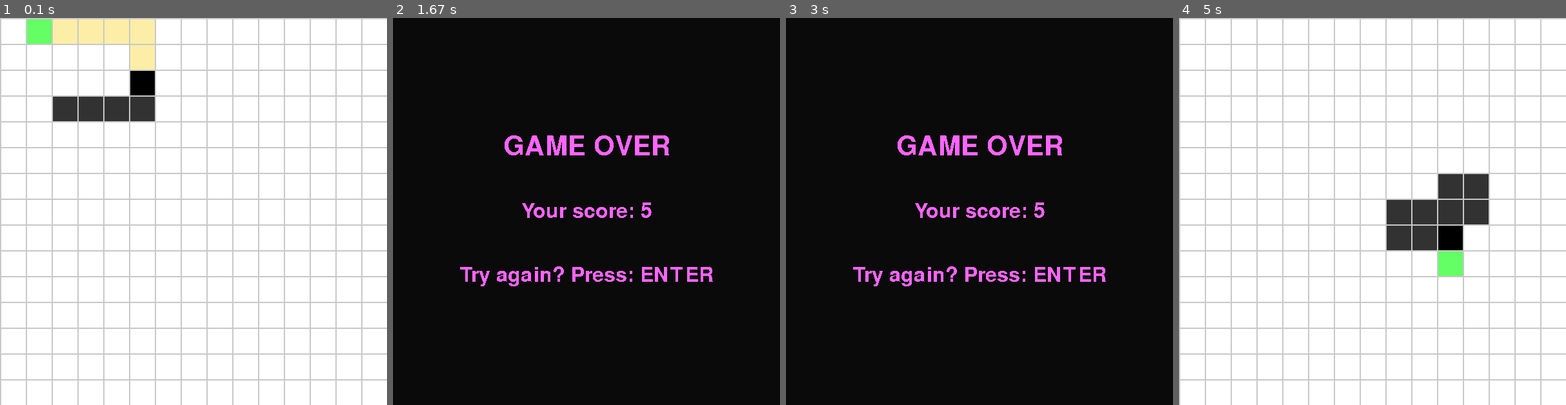
Above: before the commit, frames 1-4 (left to right).
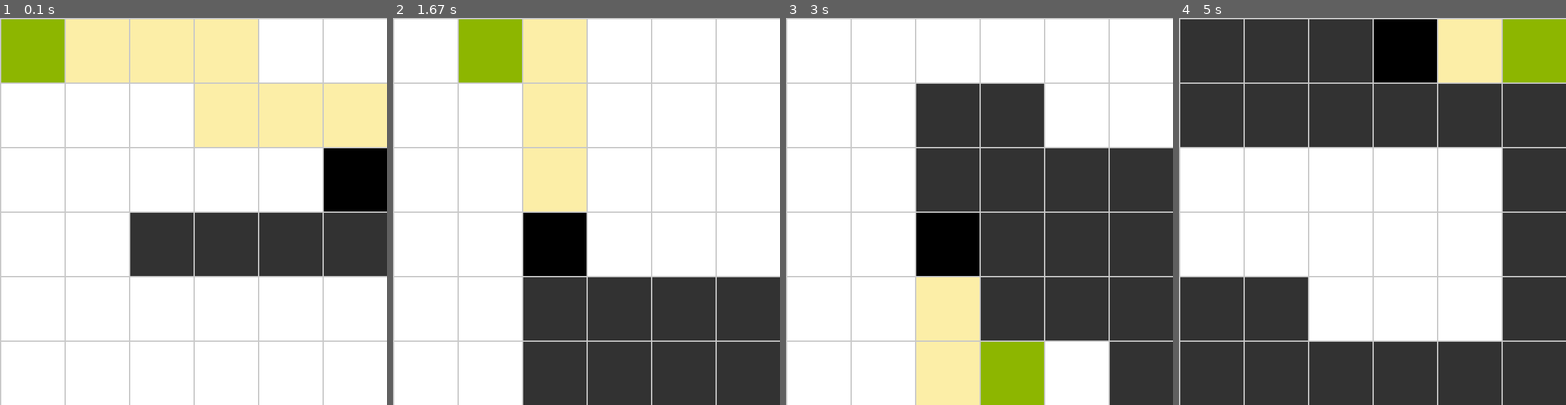
Above: after the commit, the same moments.

Repository: darioWorknet/PyGame-PathFinding-SnakeGame
Game: pygame game, started from snake_auto.py
Two runs of this game, one before a commit and one after it. Both use one fixed random seed, a clock stepped at 60 frames per second and the inputs below.
Inputs (mouse positions are in pixels of both pictures, inside the frame that each line leads up to):
- Up to frame 1 (0.1 s): no input
- Up to frame 2 (1.67 s): hold Space 0.33-0.87 s; hold Left 0.33-0.87 s; tap Space at 0.9, 1.3, 1.6 s; hold Left from 1.23 s (still down)
- Up to frame 3 (3 s): release Left at 1.77 s; hold Right from 2.97 s (still down)
- Up to frame 4 (5 s): tap Space at 3.03, 3.33, 3.7, 4.1, 4.4 s; release Right at 3.6 s; hold Down 3.63-4 s; hold Left 4.03-4.5 s; right-click (1291, 188) at 4.6 s; tap Enter at 4.87 s

The runs differ from the first frame. In frame 1, 39% of the frame differs, in the area x 0-100%, y 0-100%; in frame 2, 98%; in frame 3, 98%; in frame 4, 70%.

Commit message:
Clode Cleaned
Deleted trivial functions, added some comments and made code a bit more readable

Diff:
--- a/snake_auto.py
+++ b/snake_auto.py
@@ -4,16 +4,14 @@
 import time
 import csv
 
-
-
 class Block:
 
     # COLORS
     HEAD = (0, 0, 0)
     BODY = (50, 50, 50)
-    FOOD = (100, 255, 100)
+    FOOD = (141,182,0)
     BLANK = (255, 255, 255)
-    CURRENT = (252,238,167)
+    PATH = (252,238,167)
 
     def __init__(self, size, x_index, y_index):
         self.kind = 'blank'
@@ -37,8 +35,8 @@
             self.color = self.FOOD
         elif self.kind == 'blank':
             self.color = self.BLANK
-        elif self.kind == 'current':
-            self.color = self.CURRENT
+        elif self.kind == 'path':
+            self.color = self.PATH
 
     def show(self, win):
         pygame.draw.rect(win, self.color, (self.x, self.y, self.size, self.size))
@@ -81,42 +79,44 @@
         return self.cost
 
 
-def listen_key_events(blocks, snake):
-    run = True
-    restart = False
-    for event in pygame.event.get():
-        if event.type == pygame.QUIT:
-            run = False
-        elif pygame.mouse.get_pressed()[2]: # RIGHT click
-            snake_move(blocks, snake)
-        elif pygame.mouse.get_pressed()[1]: # CENTER click
-            snake_debug(blocks, snake)
-        elif event.type == pygame.KEYDOWN:
-            if event.key == pygame.K_UP: # K_UP
-                move_snake(blocks, snake, 0)
-
-            elif event.key == pygame.K_DOWN: # K_DOWN
-                move_snake(blocks, snake, 1)
-
-            elif event.key == pygame.K_RIGHT: # K_RIGHT
-                move_snake(blocks, snake, 2)
-
-            elif event.key == pygame.K_LEFT: # K_LEFT
-                move_snake(blocks, snake, 3)
-
-            elif event.key == pygame.K_RETURN: # ENTER
-                restart = True
-
-            elif event.key == pygame.K_SPACE: # SPACE
-                try:
-                    food = get_food(blocks)
-                    head = snake[0]
-                    path = find_path (blocks, head, food)
-                    move_through_path(blocks, snake, path)
-                except:
-                    pass
-
-    return run, restart
+
+# _______________ GAME FUNCTIONS ___________________#
+
+
+def get_dir(dir):
+    if dir == 0: # K_UP
+        return 0, -1
+    elif dir == 1: # K_DOWN
+        return 0, 1
+    elif dir == 2: # K_RIGHT
+        return 1, 0
+    elif dir == 3: # K_LEFT
+        return -1, 0
+
+
+def valid_dir(snake, x_dir, y_dir):
+    x_head_index, y_head_index = snake[0].get_index()
+    x_prev_index, y_prev_index = snake[1].get_index()
+    # If snake wants to flip direction
+    if x_head_index + x_dir == x_prev_index and y_head_index + y_dir == y_prev_index:
+        return False
+    return True
+
+
+def move_snake(blocks, snake, dir):
+    x_dir, y_dir = get_dir(dir)
+    if valid_dir(snake, x_dir, y_dir):
+        snake[0].convert_to('body')
+        snake[-1].convert_to('blank')
+        deleted_body = snake.pop()
+        x, y = snake[0].get_index()
+        x_index, y_index = x + x_dir, y + y_dir
+        if x_index >= ROWS or y_index >= ROWS:
+            return
+        new_head = blocks[y_index][x_index]
+
+        new_head.convert_to('head')
+        snake.insert(0, blocks[y_index][x_index])
 
 
 def move_through_path(blocks, snake, path):
@@ -133,12 +133,18 @@
         move_snake(blocks, snake, 3)
 
 
-def get_food(blocks):
-    for row in blocks:
-        for block in row:
-            if block.kind == 'food':
-                x, y = block.get_index()
-                return block
+def move_random(blocks, snake):
+    neighs = snake[0].get_neighbours(blocks)
+    neighs = [x for x in neighs if x.kind == 'blank' or x.kind == 'path']
+    if len(neighs) > 0:
+        move_through_path(blocks, snake, neighs)
+    else:
+        while True:
+            dir = random.randint(0,3)
+            x_dir, y_dir = get_dir(dir)
+            if valid_dir(snake, x_dir, y_dir):
+                move_snake(blocks, snake, dir)
+                return
 
 
 def update_costs(blocks, end):
@@ -150,16 +156,15 @@
 
 def get_path(current, start):
     path = list()
+    path.append(current)
+    solved = False
     parent = current
-    path.append(parent)
-    solved = False
     while not solved:
         parent = parent.parent
         if parent == start:
             solved = True
         else:
             path.append(parent)
-    # print('path size =', len(path))
     return path
 
 
@@ -170,22 +175,21 @@
     borders.append(start)
     solved = False
     while not solved:
-        try:
+        try: # GET BEST OPTION
             current = borders.pop(0)
-        except:
-            # print('not able to solve pathfinding algorithm')
+        except: # PATH TO FOOD IS BLOCKED
             return
         if current == end:
             solved = True
             path = get_path(current, start)
             color_path = [x for x in path if x.kind == 'blank']
             for i in color_path:
-                i.convert_to('current')
+                i.convert_to('path')
             return path
         else:
             visited.append(current)
             childs = current.get_neighbours(blocks)
-            # Probably a try: except: is needed here
+
             try:
                 childs = [child for child in childs if child.cost < borders[0].cost and child not in visited and child.kind != 'body']
             except:
@@ -207,8 +211,8 @@
 
 def draw_blocks(win, blocks):
     for row in blocks:
-        for brick in row:
-            brick.show(win)
+        for block in row:
+            block.show(win)
 
 
 def create_snake(blocks):
@@ -224,84 +228,6 @@
     return snake
 
 
-def snake_move(blocks, snake):
-    snake[0].convert_to('body')
-    snake[-1].convert_to('blank')
-    snake.pop()
-    x, y = snake[0].get_index()
-    blocks[y][x+1].convert_to('head')
-    snake.insert(0, blocks[y][x+1])
-
-
-def get_dir(dir):
-    if dir == 0: # K_UP
-        return 0, -1
-    elif dir == 1: # K_DOWN
-        return 0, 1
-    elif dir == 2: # K_RIGHT
-        return 1, 0
-    elif dir == 3: # K_LEFT
-        return -1, 0
-
-
-def valid_dir(snake, x_dir, y_dir):
-    x_head_index, y_head_index = snake[0].get_index()
-    x_prev_index, y_prev_index = snake[1].get_index()
-    # If snake wants to flip direction
-    if x_head_index + x_dir == x_prev_index and y_head_index + y_dir == y_prev_index:
-        return False
-    return True
-
-def get_pos(block):
-    x = block.x_index
-    y = block.y_index
-    return x, y
-
-def move_random(blocks, snake):
-    neighs = snake[0].get_neighbours(blocks)
-    neighs = [x for x in neighs if x.kind == 'blank' or x.kind == 'current']
-    if len(neighs) > 0:
-        move_through_path(blocks, snake, neighs)
-    else:
-        while True:
-            dir = random.randint(0,3)
-            x_dir, y_dir = get_dir(dir)
-            if valid_dir(snake, x_dir, y_dir):
-                move_snake(blocks, snake, dir)
-                return
-
-
-def move_snake(blocks, snake, dir):
-    global game_over
-    try:
-        x_dir, y_dir = get_dir(dir)
-        if valid_dir(snake, x_dir, y_dir):
-            snake[0].convert_to('body')
-            snake[-1].convert_to('blank')
-            deleted_body = snake.pop()
-            x, y = snake[0].get_index()
-            x_index, y_index = x + x_dir, y + y_dir
-            new_head = blocks[y_index][x_index]
-
-            if x_index < 0 or y_index < 0: # OUT OF BOUNDS
-                game_over = True
-                return
-
-            new_head.convert_to('head')
-            snake.insert(0, blocks[y_index][x_index])
-    except: # OUT OF BOUNDS EXCEPTION
-        game_over = True
-        return
-
-
-
-def snake_debug(blocks, snake):
-    for row in blocks:
-        for block in row:
-            if block.kind == 'food':
-                print ('block_x =', block.x_index, 'block_y =' , block.y_index)
-
-
 def create_food(blocks, snake, head):
     valid_positions = list()
     for rows in blocks:
@@ -323,11 +249,11 @@
 
 
 def check_game_over(blocks, snake):
-    global game_over
-    head = snake[0]
     for body in snake[1:]:
-        if body == head:
-            game_over = True
+        # If head hits body
+        if body == snake[0]:
+            return True
+    return False
 
 
 def print_text(win, msg, height_pos, font_size):
@@ -344,15 +270,8 @@
     print_text(win, msg, 200, 42)
     msg = 'Your score: ' + str(score)
     print_text(win, msg, 300, 32)
-    msg = 'Try again? Press: ENTER'
+    msg = 'Restarting new game...'
     print_text(win, msg, 400, 32)
-
-
-def get_size(snake):
-    counter = 0
-    for i in snake:
-        counter += 1
-    return counter
 
 
 def restart_blocks(blocks):
@@ -360,12 +279,14 @@
         for block in row:
             block.convert_to('blank')
 
-def clean_path(blocks):
-    for row in blocks:
-        for block in row:
-            if block.kind == 'current':
+
+def clean_path(path):
+    if path:
+        for block in path:
+            if block.kind == 'path':
                 block.convert_to('blank')
 
+# For output CSV
 def create_dict(my_list):
     dictionary = {}
     for item in  my_list:
@@ -376,42 +297,43 @@
     return dictionary
 
 
-
+# GAME CONFIGURATION
 WIDTH = 600
-HEIGHT = 600
-ROWS = 15   # 6, 8, 10, 15
+HEIGHT = WIDTH
+ROWS = 6   # 6, 8, 10, 15
 SIZE = WIDTH // ROWS
-
 GRID_COLOR = (200, 200, 200)
 
+# PYGAME CONFIG.
 pygame.init()
-
 WIN = pygame.display.set_mode(( WIDTH, HEIGHT))
-pygame.display.set_caption("SNAKE A*")
-
-game_over = False
+pygame.display.set_caption("SNAKE A* -- Iteration: 1")
+
 
 
 if __name__ == '__main__':
-    iter = 0
     run = True
+    game_over = False
     blocks = create_blocks(ROWS, SIZE)
     snake = create_snake(blocks)
     food = create_food(blocks, snake, snake[0])
     path = []
     color_path = []
     game_count = 0
-    game_limit = 3
+    game_limit = 30
     scores = []
 
     while run:
-
-        run, restart = listen_key_events(blocks, snake)
+        # EXIT LISTENER
+        for event in pygame.event.get():
+            if event.type == pygame.QUIT:
+                pygame.quit()
+                exit()
         draw_blocks(WIN, blocks)
         draw_grid(WIN, ROWS, SIZE, GRID_COLOR)
 
         # MOVE AUTO
-        clean_path(blocks)
+        clean_path(path)
         tail = snake[-1]
 
         if not game_over:
@@ -426,17 +348,17 @@
             else:
                 move_random(blocks, snake)
 
-
-        check_game_over(blocks, snake)
+        game_over = check_game_over(blocks, snake)
 
         if game_over:
-            score = get_size(snake)
+            time.sleep(0.5)
+            score = len(snake)
             show_game_over(WIN, score)
             pygame.display.update()
-            # experimental
-            time.sleep(2)
+            time.sleep(1)
             restart = True
             if restart:
+                pygame.display.set_caption("SNAKE A* -- Iteration: " + str(game_count + 2))
                 restart_blocks(blocks)
                 del snake
                 snake = create_snake(blocks)
@@ -446,6 +368,7 @@
                 scores.append(score)
                 if game_count > game_limit - 1:
                     run = False
+
             pygame.display.update()
 
         time.sleep(0.05)
@@ -453,8 +376,10 @@
 
     scores_dict = create_dict(scores)
     print('scores:', scores_dict)
-    with open('innovators.csv', 'w', newline='') as csv_file:
+
+    with open('scores.csv', 'w', newline='') as csv_file:
         wr = csv.writer(csv_file, quoting=csv.QUOTE_ALL)
         wr.writerow(scores)
+
     pygame.quit()
     exit()
